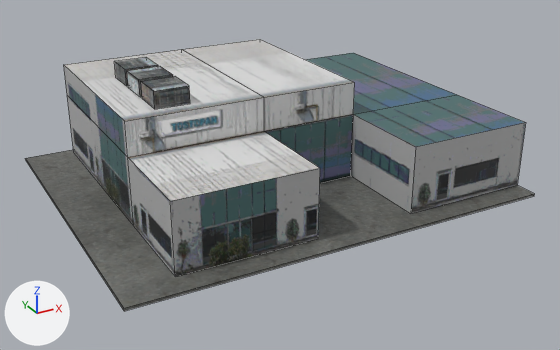
The Blender file Assets/Mesh/TostopanSRL.blend: old version first, new version second.
One viewpoint serves both versions: a 50 mm lens placed at (-20.1, -39.1, 19.5), pointed at (0.6, -1.5, 0.7). Lighting does not change. The marker at lower left points along +X, +Y and +Z. The first picture is the older version. Mesh edges are drawn as thin lines.

Objects in the first picture: 'TostoPanSRL_col'.
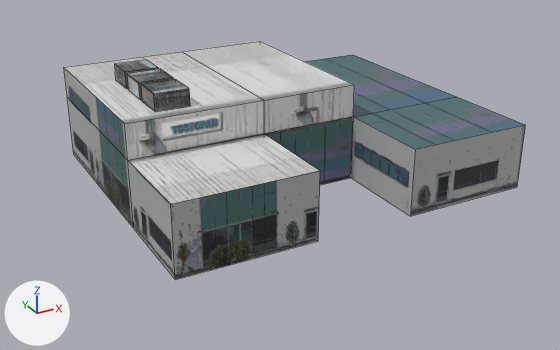
Patch to the scene script:
```diff
--- a/Assets/Mesh/TostopanSRL.blend.py
+++ b/Assets/Mesh/TostopanSRL.blend.py
@@ me_cube_006 @@
 # used by ob_tostopansrl_col; location = (0.0, 0.0, 0.0)
-me_cube_006.from_pydata(...)  # 62 vertices, 43 faces; spans x -12.0..13.0, y -10.0..10.0, z 0.0..7.2
+me_cube_006.from_pydata(...)  # 54 vertices, 38 faces; spans x -9.0..13.0, y -8.6..9.4, z 0.0..7.0
+# me_cube_006 part 1: the loose piece of 30 vertices spanning x -9.0..13.0, y -8.6..9.4, z 0.2..6.2 is moved by (0.0, 0.0, -0.2)
+# me_cube_006 part 2: the loose piece of 8 vertices spanning x -7.0..-5.0, y -1.6..0.4, z 6.2..7.2 is moved by (0.0, 0.0, -0.2)
+# me_cube_006 part 3: the loose piece of 8 vertices spanning x -7.0..-5.0, y 0.7..2.7, z 6.2..7.2 is moved by (0.0, 0.0, -0.2)
+# me_cube_006 part 4: the loose piece of 8 vertices spanning x -7.0..-5.0, y 3.1..5.1, z 6.2..7.2 is moved by (0.0, 0.0, -0.2)
+# me_cube_006 part 5: the loose piece of 8 vertices spanning x -12.0..13.0, y -10.0..10.0, z 0.0..0.2 is deleted
 me_cube_006.materials.append(mat_trim_facciate)
-me_cube_006.materials.append(mat_trim_ground)
```

Pixel boxes [x1, y1, x2, y2] of what changed, in the pictures (560 x 350 px; the box of a moved part takes in the faces that stretch with it):
'TostoPanSRL_col', reshaped (9% narrower, 12% shorter)
    before: [26, 39, 534, 311]
    after: [64, 41, 525, 280]
part 1 of me_cube_006, moved or reshaped
    before: [64, 39, 526, 277]
    after: [64, 41, 525, 280]
part 2 of me_cube_006, moved or reshaped
    before: [141, 77, 190, 109]
    after: [141, 79, 190, 112]
part 3 of me_cube_006, moved or reshaped
    before: [127, 66, 173, 97]
    after: [127, 69, 173, 100]
part 4 of me_cube_006, moved or reshaped
    before: [114, 57, 158, 86]
    after: [115, 60, 158, 89]
part 5 of me_cube_006, deleted
    before: [26, 150, 534, 311]
